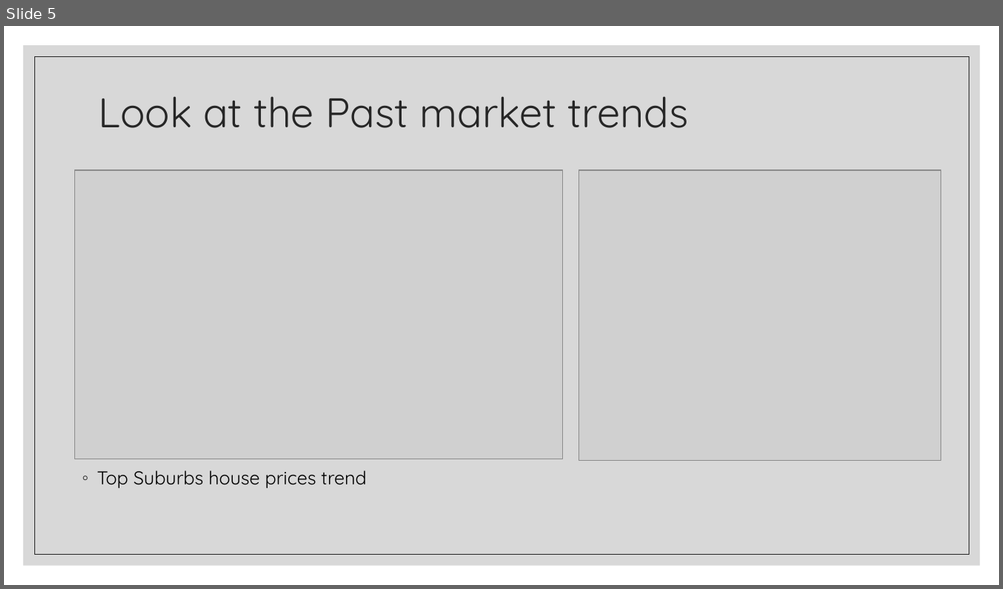
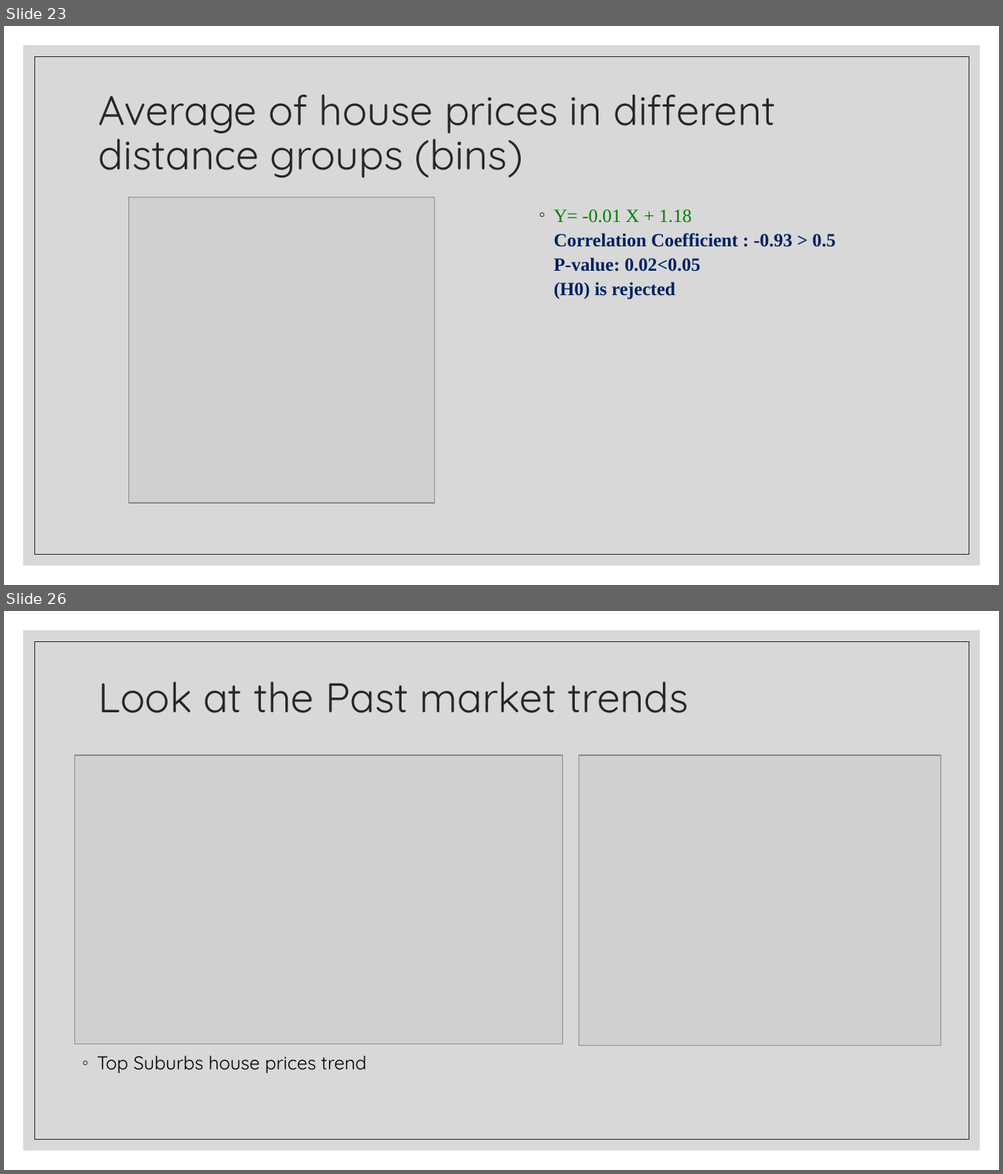
Before and after one commit to Franco1230/Data-Bootcamp-Project-1, a slide deck: Crime Rate Analysis/catherine part.pptx. Shown one above the other, each under a label of ours: slide 5 before the commit, slides 23 and 26 after it; the slides between them are not shown. The pictures are 1003x589 and 1003x1174 pixels, drawn with LibreOffice and Linux fonts; fonts in the diff are those of the drawing; grey boxes stand for pictures. Boxes give left, top, right and bottom in pixels: in the first picture for what was removed or moved away, otherwise in the second. Text is boxed around its words. In the diff, an @@ line names an element or a change of style, - is before the commit and + after.

```diff
--- a/Crime Rate Analysis/catherine part.pptx
+++ b/Crime Rate Analysis/catherine part.pptx
@@ slide 23 added at (x1=4, y1=26, x2=999, y2=585), background #FFFFFF; not listed: 2 template elements that a slide beside it also shows @@
@@ title added at (x1=99, y1=94, x2=775, y2=178), 40 pt, text #262626 @@
+Average of house prices in different distance groups (bins)
@@ picture added at (x1=128, y1=198, x2=435, y2=503) @@
@@ text added at (x1=554, y1=210, x2=835, y2=300), 18 pt, text #002060, bold @@
+◦ Y= -0.01 X + 1.18
+  Correlation Coefficient : -0.93 > 0.5
+  P-value: 0.02<0.05
+  (H0) is rejected
@@ what was slide 5 is now slide 26 @@
```
Also in this commit, not shown: 4 slides changed, 22 other slides added, 5 other files.
